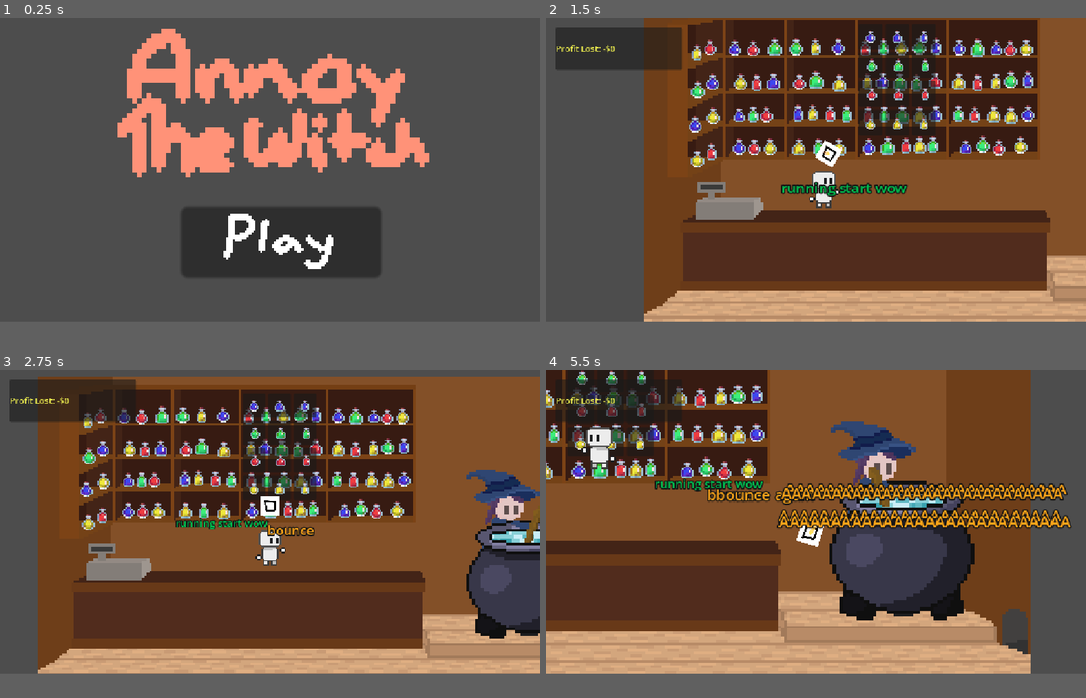
Above: before the commit, frames 1-4 (two rows, left to right).
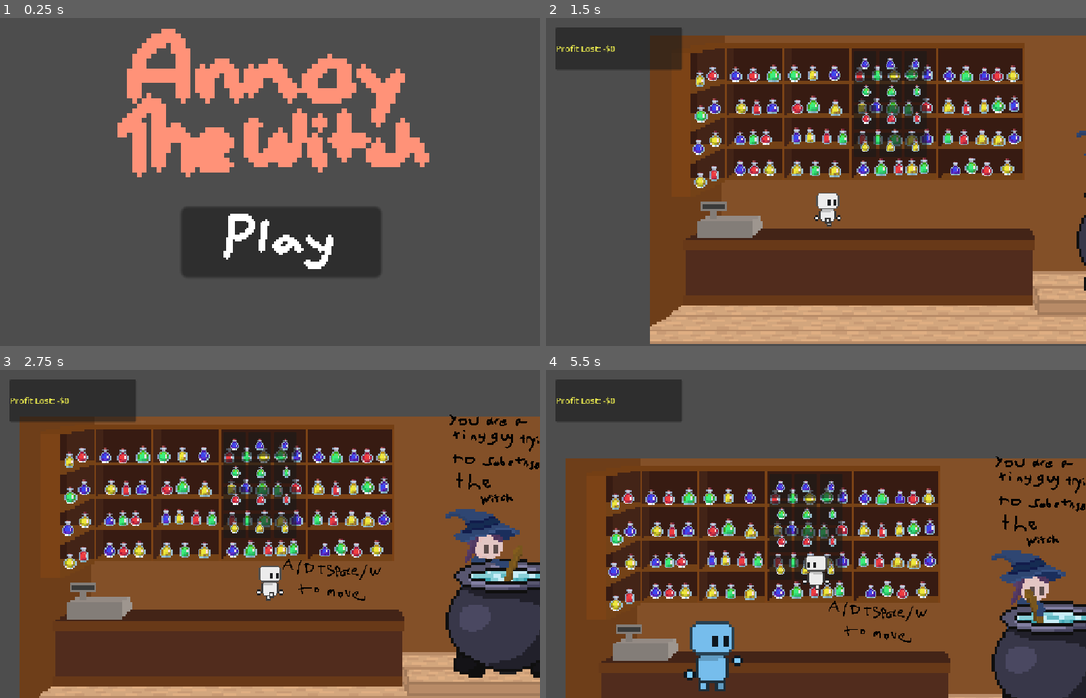
Above: after the commit, the same moments.

Repository: AntAntL/Jame-Gam-Oct2026_RAH
Game: Godot game, scene res://mainmenu.tscn
Two runs of this game, one before a commit and one after it. Both use one fixed random seed, a clock stepped at 60 frames per second and the inputs below. The engine's default icon, where the game draws it, is replaced by a stand-in: a white triangle on a blue panel in a dark square.
Inputs (mouse positions are in pixels of both pictures, inside the frame that each line leads up to; where the layout moved, square brackets give the same spot in the first picture):
- Up to frame 1 (0.25 s): no input
- Up to frame 2 (1.5 s): click (826, 224) [826, 241] at 0.5 s; tap Enter at 1.25 s; move the mouse to (934, 155) at 1.27 s; hold D (right) from 1.28 s (still down); tap F (throw) at 1.35 s; click (934, 155) at 1.42 s
- Up to frame 3 (2.75 s): tap W (jump) at 1.52, 1.82 s; release D (right) at 2 s; drag from (291, 534) to (496, 494) at 2.02 s
- Up to frame 4 (5.5 s): move the mouse to (870, 455) at 2.77 s; hold D (right) 2.78-3.5 s; hold E 2.78-3.5 s; tap F (throw) at 3.05, 4.35 s; drag from (789, 583) to (945, 491) at 3.52 s; move the mouse to (978, 566) at 4.27 s; hold A (left) 4.28-5 s; tap W (jump) at 4.52, 4.82 s; drag from (654, 474) to (735, 445) at 5.02 s
The window is 800x450 before the commit and 800x486 after it. Grey fills any space a smaller window leaves; there, only what the larger window draws over its background counts as a difference.

The runs differ from the first frame. In frame 1, less than 0.1% of the frame differs, in the area x 25-61%, y 9-75%; in frame 2, 39%; in frame 3, 58%; in frame 4, 78%, in the area x 0-100%, y 0-100%.

Commit message:
tutorial prototype

Diff:
--- a/camera_follow.gd
+++ b/camera_follow.gd
@@ -34,7 +34,7 @@
 	if target_node and is_instance_valid(target_node):
 		var target_pos = target_node.global_position
 		# Smooth camera follow
-		global_position = global_position.lerp(target_pos, delta * 8.5)
+		global_position = global_position.lerp(target_pos + Vector2(0, -50), delta * 8.5)
 
 	# Smooth zoom
 	zoom = zoom.lerp(target_zoom, delta * 5.0)
--- a/customer.tscn
+++ b/customer.tscn
@@ -8,6 +8,7 @@
 height = 60.0
 
 [node name="Customer" type="CharacterBody2D" unique_id=1063727133]
+z_index = 6
 position = Vector2(0, 100)
 collision_layer = 0
 collision_mask = 0
--- a/item.gd
+++ b/item.gd
@@ -116,7 +116,7 @@
 	if is_in_flight:
 		air_time += delta
 
-		# Check if flew over the witch (witch is at X ~639)
+		# Check if flew over
 		if abs(global_position.x - 639.0) < 65.0 and global_position.y < 350.0:
 			if not passed_over_witch:
 				passed_over_witch = true
@@ -149,7 +149,7 @@
 
 			play_sound(ERROR)
 
-	# Proximity pickup: if player is close (< 80px) and presses E
+	# Proximity pickup
 	var player = get_tree().get_first_node_in_group("player")
 	if player and global_position.distance_to(player.global_position) < 80.0:
 		if Input.is_key_pressed(KEY_E):
--- a/player.tscn
+++ b/player.tscn
@@ -1,13 +1,102 @@
 [gd_scene format=3 uid="uid://dejipl18cd7jk"]
 
 [ext_resource type="Script" uid="uid://b7bwmdidqpsnt" path="res://player_movement.gd" id="1_4flbx"]
-[ext_resource type="Texture2D" uid="uid://b0qoo45pj83d0" path="res://Objects/Sprites/World/Unorganized/Littleman.png" id="2_onrkg"]
-[ext_resource type="Texture2D" uid="uid://cs7di2q7cdnbe" path="res://Objects/Sprites/World/Unorganized/itema.png" id="3_i3pqv"]
+[ext_resource type="Texture2D" uid="uid://mbc8aq664sbx" path="res://Objects/Sprites/World/Unorganized/Littleman_Sprite_Sheet.png" id="3_i3pqv"]
 [ext_resource type="Script" uid="uid://i8l6n7psmycw" path="res://camera_follow.gd" id="4_cam"]
 
 [sub_resource type="CapsuleShape2D" id="CapsuleShape2D_kg5e7"]
 radius = 20.0
 height = 78.0
+
+[sub_resource type="AtlasTexture" id="AtlasTexture_hqtel"]
+atlas = ExtResource("3_i3pqv")
+region = Rect2(0, 0, 32, 32)
+
+[sub_resource type="AtlasTexture" id="AtlasTexture_sweqy"]
+atlas = ExtResource("3_i3pqv")
+region = Rect2(32, 0, 32, 32)
+
+[sub_resource type="AtlasTexture" id="AtlasTexture_2hs0m"]
+atlas = ExtResource("3_i3pqv")
+region = Rect2(0, 32, 32, 32)
+
+[sub_resource type="AtlasTexture" id="AtlasTexture_1jxqw"]
+atlas = ExtResource("3_i3pqv")
+region = Rect2(32, 32, 32, 32)
+
+[sub_resource type="AtlasTexture" id="AtlasTexture_dw050"]
+atlas = ExtResource("3_i3pqv")
+region = Rect2(64, 32, 32, 32)
+
+[sub_resource type="AtlasTexture" id="AtlasTexture_b26j0"]
+atlas = ExtResource("3_i3pqv")
+region = Rect2(96, 32, 32, 32)
+
+[sub_resource type="AtlasTexture" id="AtlasTexture_n7ghd"]
+atlas = ExtResource("3_i3pqv")
+region = Rect2(128, 32, 32, 32)
+
+[sub_resource type="AtlasTexture" id="AtlasTexture_nvl01"]
+atlas = ExtResource("3_i3pqv")
+region = Rect2(160, 32, 32, 32)
+
+[sub_resource type="AtlasTexture" id="AtlasTexture_ivps1"]
+atlas = ExtResource("3_i3pqv")
+region = Rect2(192, 32, 32, 32)
+
+[sub_resource type="AtlasTexture" id="AtlasTexture_urp6f"]
+atlas = ExtResource("3_i3pqv")
+region = Rect2(224, 32, 32, 32)
+
+[sub_resource type="AtlasTexture" id="AtlasTexture_bwjto"]
+atlas = ExtResource("3_i3pqv")
+region = Rect2(256, 32, 32, 32)
+
+[sub_resource type="SpriteFrames" id="SpriteFrames_r300x"]
+animations = [{
+"frames": [{
+"duration": 1.0,
+"texture": SubResource("AtlasTexture_hqtel")
+}, {
+"duration": 1.0,
+"texture": SubResource("AtlasTexture_sweqy")
+}],
+"loop": 1,
+"name": &"default",
+"speed": 2.0
+}, {
+"frames": [{
+"duration": 1.0,
+"texture": SubResource("AtlasTexture_2hs0m")
+}, {
+"duration": 1.0,
+"texture": SubResource("AtlasTexture_1jxqw")
+}, {
+"duration": 1.0,
+"texture": SubResource("AtlasTexture_dw050")
+}, {
+"duration": 1.0,
+"texture": SubResource("AtlasTexture_b26j0")
+}, {
+"duration": 1.0,
+"texture": SubResource("AtlasTexture_n7ghd")
+}, {
+"duration": 1.0,
+"texture": SubResource("AtlasTexture_nvl01")
+}, {
+"duration": 1.0,
+"texture": SubResource("AtlasTexture_ivps1")
+}, {
+"duration": 1.0,
+"texture": SubResource("AtlasTexture_urp6f")
+}, {
+"duration": 1.0,
+"texture": SubResource("AtlasTexture_bwjto")
+}],
+"loop": 1,
+"name": &"walking",
+"speed": 15.0
+}]
 
 [node name="Player" type="CharacterBody2D" unique_id=789483730]
 script = ExtResource("1_4flbx")
@@ -16,14 +105,9 @@
 position = Vector2(0, 5)
 shape = SubResource("CapsuleShape2D_kg5e7")
 
-[node name="Sprite2D" type="Sprite2D" parent="." unique_id=1522373810]
-scale = Vector2(2.9893937, 3)
-texture = ExtResource("2_onrkg")
-
 [node name="ItemHolding" type="Sprite2D" parent="." unique_id=916026964]
 position = Vector2(0, -82)
 scale = Vector2(0.195, 0.195)
-texture = ExtResource("3_i3pqv")
 
 [node name="Camera2D" type="Camera2D" parent="." unique_id=1065660191]
 script = ExtResource("4_cam")
@@ -35,3 +119,9 @@
 offset_bottom = -88.0
 scale = Vector2(4.6422424, 4.650992)
 text = "⭐"
+
+[node name="AnimatedSprite2D" type="AnimatedSprite2D" parent="." unique_id=1752663002]
+scale = Vector2(3, 3)
+sprite_frames = SubResource("SpriteFrames_r300x")
+autoplay = "default"
+frame_progress = 0.92553866
--- a/player_movement.gd
+++ b/player_movement.gd
@@ -11,7 +11,7 @@
 
 @onready var THROWABLE = preload("res://item.tscn")
 @onready var item_holding: Sprite2D = $ItemHolding
-@onready var sprite: Sprite2D = $Sprite2D
+@onready var sprite: AnimatedSprite2D = $AnimatedSprite2D
 
 var held_item_name: String = ""
 var held_item_texture: Texture2D = null
@@ -172,6 +172,11 @@
 	else:
 		velocity.x = move_toward(velocity.x, 0, move_speed)
 
+	if velocity.length() > 2.0:
+		sprite.animation = "walking"
+	else:
+		sprite.animation = "default"
+
 	move_and_slide()
 
 	# Handle keyboard throw action
--- a/project.godot
+++ b/project.godot
@@ -21,6 +21,7 @@
 
 [display]
 
+window/size/viewport_height=700
 window/stretch/mode="canvas_items"
 window/stretch/aspect="expand"
 
--- /dev/null
+++ b/tutorial_text.tscn
@@ -0,0 +1,14 @@
+[gd_scene format=3 uid="uid://b5vy8tu5uoy40"]
+
+[ext_resource type="Texture2D" uid="uid://dkdnjxrcaglby" path="res://Objects/Sprites/World/Unorganized/orange.png" id="1_omot2"]
+[ext_resource type="Script" uid="uid://c256ulmpb1kh2" path="res://tutorial_thing.gd" id="2_fsrhl"]
+
+[node name="TutorialText" type="Sprite2D" unique_id=895328632]
+visible = false
+texture = ExtResource("1_omot2")
+script = ExtResource("2_fsrhl")
+
+[node name="Timer" type="Timer" parent="." unique_id=1487856662]
+one_shot = true
+
+[connection signal="timeout" from="Timer" to="." method="_on_timer_timeout"]
--- /dev/null
+++ b/tutorial_thing.gd
@@ -0,0 +1,32 @@
+extends Sprite2D
+
+@export var TutorialImage: Texture2D
+@export var StartTime: int = 0
+@export var ShowTime: int = 10
+
+@onready var timer: Timer = $Timer
+
+var started = false
+
+# Called when the node enters the scene tree for the first time.
+func _ready() -> void:
+	timer.wait_time = StartTime
+	timer.start()
+
+# Called every frame. 'delta' is the elapsed time since the previous frame.
+func _process(delta: float) -> void:
+	pass
+
+
+func _on_timer_timeout() -> void:
+	if !started:
+		started = true
+		visible = true
+		texture = TutorialImage
+
+		timer.wait_time = ShowTime
+		timer.start()
+
+		return
+
+	visible = false
--- a/world.tscn
+++ b/world.tscn
@@ -21,6 +21,11 @@
 [ext_resource type="Texture2D" uid="uid://bq4tukp2ab872" path="res://Objects/Sprites/World/Interactable-Main/YellowTriBottle.png" id="18_k83mh"]
 [ext_resource type="Texture2D" uid="uid://dx3nnmr1yrcy5" path="res://Objects/Sprites/World/Interactable-Main/HealthVial.png" id="19_qktwf"]
 [ext_resource type="Script" uid="uid://ceyavkyupk4go" path="res://audio_stream_player.gd" id="21_bc84e"]
+[ext_resource type="PackedScene" uid="uid://b5vy8tu5uoy40" path="res://tutorial_text.tscn" id="22_wukud"]
+[ext_resource type="Texture2D" uid="uid://beho7v1mjcsrg" path="res://Objects/Sprites/Tutorial/game_explanation (1).png" id="23_il2jm"]
+[ext_resource type="Texture2D" uid="uid://dhrryv2xomvvg" path="res://Objects/Sprites/Tutorial/throw_indicator (1).png" id="24_bo7i5"]
+[ext_resource type="Texture2D" uid="uid://chy51r2vmw22k" path="res://Objects/Sprites/Tutorial/control_throw (1).png" id="24_mc2jv"]
+[ext_resource type="Texture2D" uid="uid://d3hw8qrm3rg5k" path="res://Objects/Sprites/Tutorial/controls (1).png" id="24_wjb0r"]
 
 [sub_resource type="WorldBoundaryShape2D" id="WorldBoundaryShape2D_r300x"]
 
@@ -462,3 +467,25 @@
 volume_db = -10.0
 autoplay = true
 script = ExtResource("21_bc84e")
+
+[node name="TutorialText" parent="." unique_id=895328632 instance=ExtResource("22_wukud")]
+position = Vector2(958, 171)
+TutorialImage = ExtResource("23_il2jm")
+ShowTime = 8
+
+[node name="TutorialText4" parent="." unique_id=1667174542 instance=ExtResource("22_wukud")]
+position = Vector2(952, 175)
+TutorialImage = ExtResource("24_bo7i5")
+StartTime = 8
+ShowTime = 8
+
+[node name="TutorialText3" parent="." unique_id=1086619522 instance=ExtResource("22_wukud")]
+position = Vector2(339, 502)
+TutorialImage = ExtResource("24_mc2jv")
+StartTime = 8
+ShowTime = 8
+
+[node name="TutorialText2" parent="." unique_id=849462435 instance=ExtResource("22_wukud")]
+position = Vector2(592, 441)
+TutorialImage = ExtResource("24_wjb0r")
+ShowTime = 15
Binary file added: Objects/Sprites/Tutorial/control_throw (1).png
Not shown, added: Objects/Sprites/Tutorial/control_throw (1).png.import
Binary file added: Objects/Sprites/Tutorial/controls (1).png
Not shown, added: Objects/Sprites/Tutorial/controls (1).png.import
Binary file added: Objects/Sprites/Tutorial/game_explanation (1).png
Not shown, added: Objects/Sprites/Tutorial/game_explanation (1).png.import
Binary file added: Objects/Sprites/Tutorial/throw_indicator (1).png
Not shown, added: Objects/Sprites/Tutorial/throw_indicator (1).png.import
Not shown: 12 places in shelf.tscn that only renumber resources
Not shown, added: tutorial_thing.gd.uid
